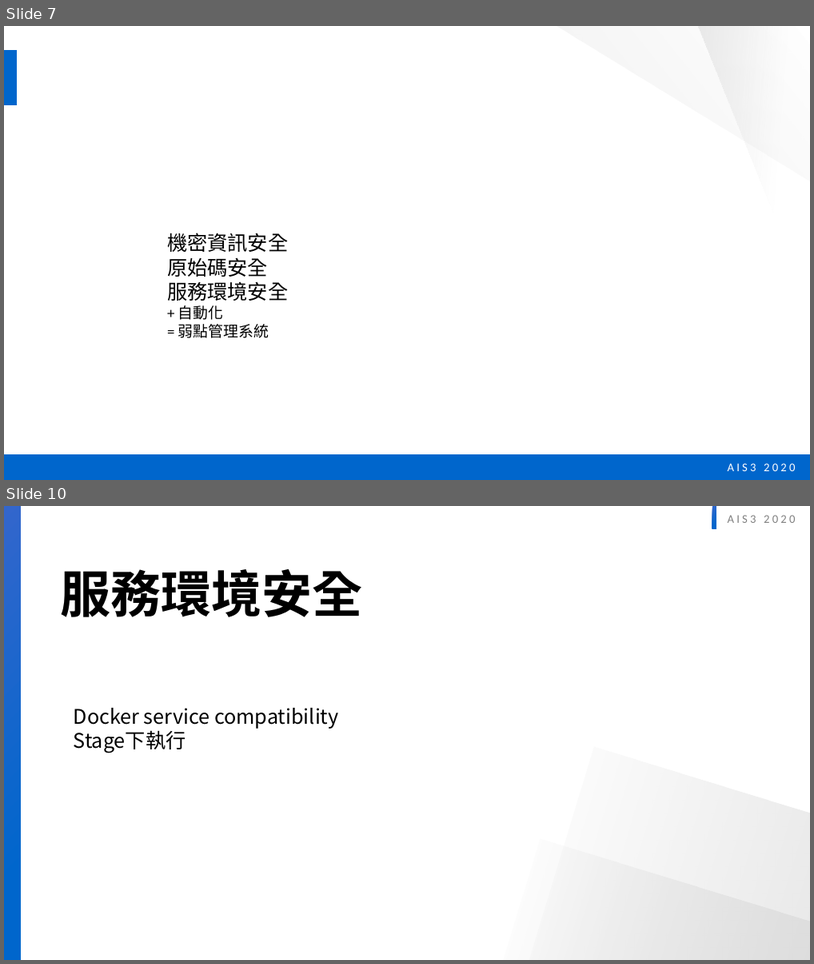
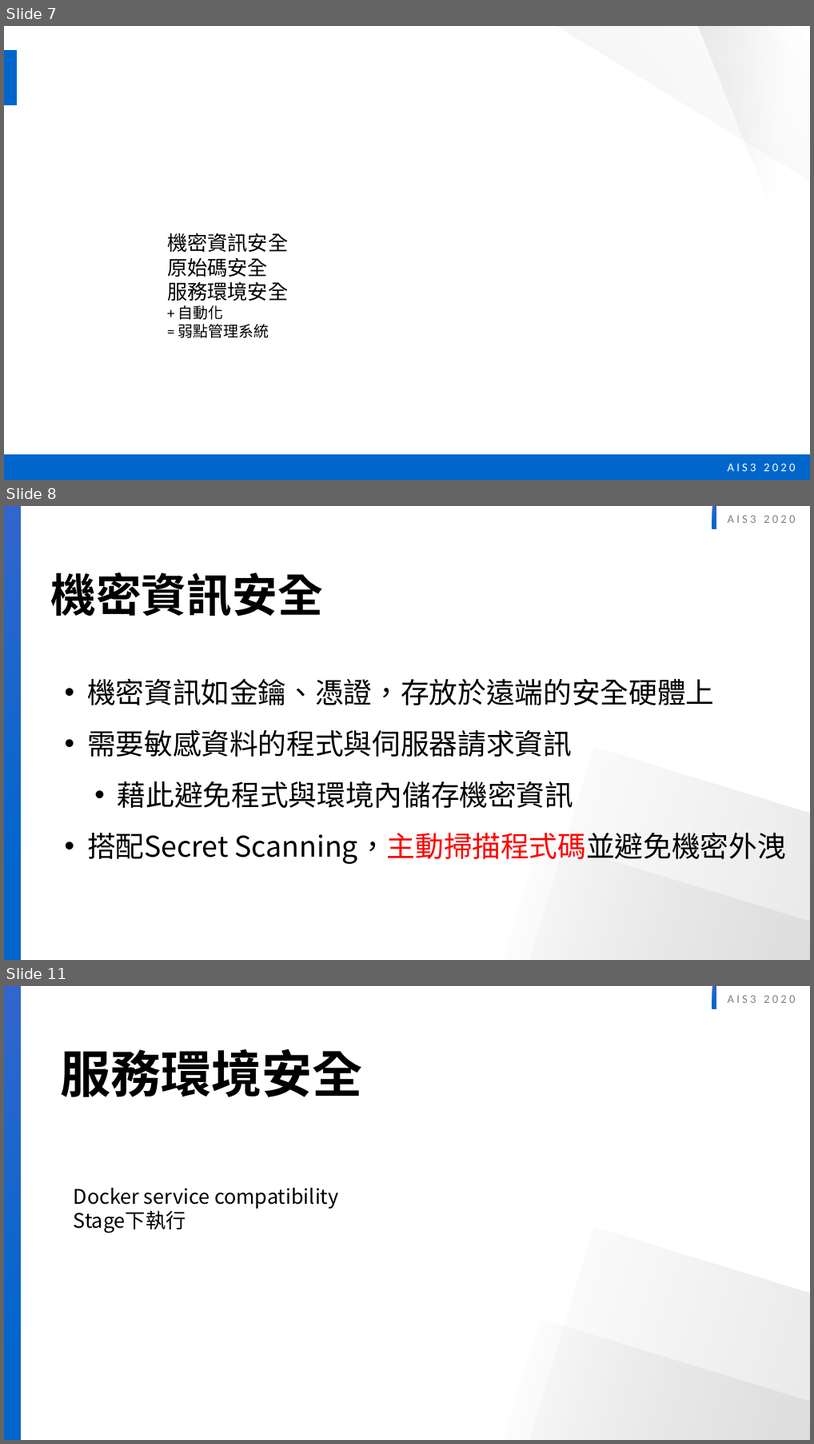
Before and after one commit to twinklestar03/AIS3-Dragon, a slide deck: AIS3 dragon security.pptx. Shown one above the other, each under a label of ours: slides 7 and 10 before the commit, slides 7, 8 and 11 after it; the slides between them are not shown. The pictures are 814x964 and 814x1444 pixels, drawn with LibreOffice and Linux fonts; fonts in the diff are those of the drawing. Boxes give left, top, right and bottom in pixels: in the first picture for what was removed or moved away, otherwise in the second. Text is boxed around its words. In the diff, an @@ line names an element or a change of style, - is before the commit and + after.

```diff
--- a/AIS3 dragon security.pptx
+++ b/AIS3 dragon security.pptx
@@ slide 8 added at (4,506,810,960), background #FFFFFF; not listed: 5 template elements that a slide beside it also shows @@
@@ text added at (51,572,323,616), 54 pt, text #000000, bold @@
+機密資訊安全
@@ text added at (87,678,786,864), 34 pt, text #000000 @@
+• 機密資訊如金鑰、憑證，存放於遠端的安全硬體上
+• 需要敏感資料的程式與伺服器請求資訊
+  • 藉此避免程式與環境內儲存機密資訊
+• 搭配Secret Scanning，主動掃描程式碼並避免機密外洩
@@ what was slide 10 is now slide 11 @@
```
Also in this commit, not shown: 3 slides changed, 1 other slide added, 1 slide removed.
